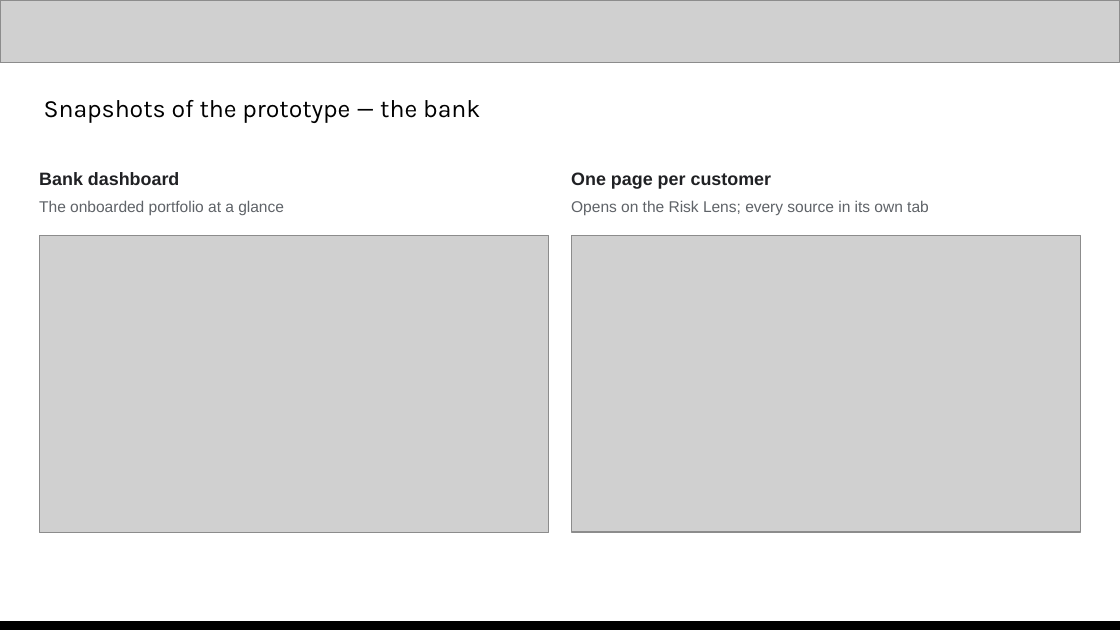
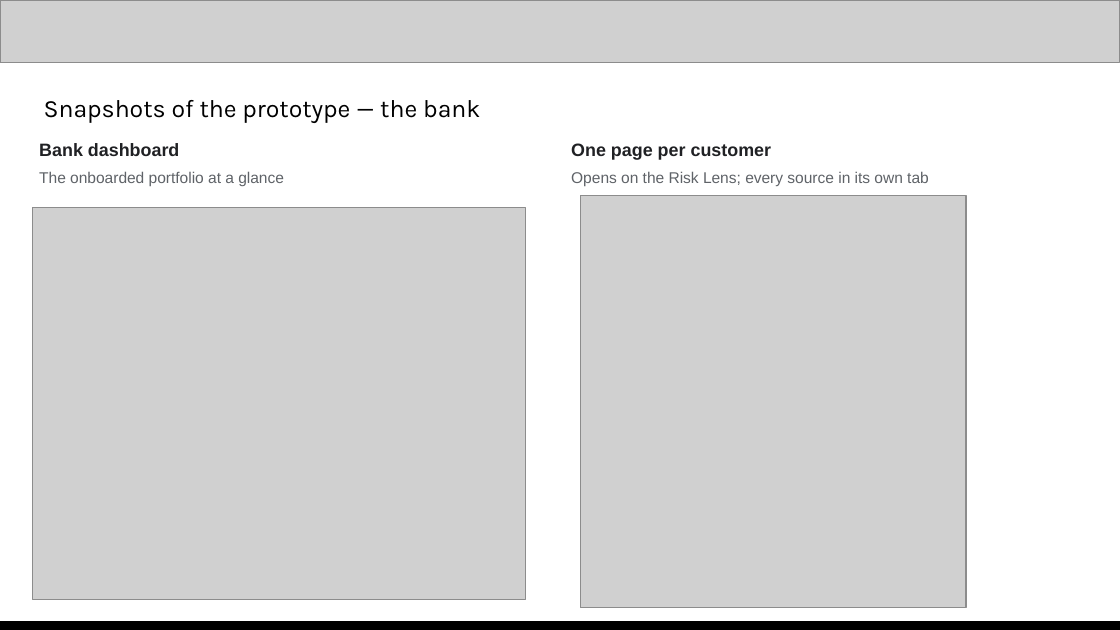
Before and after one commit to abhinavmukwane/FinRiskLensAI-RAG-V2, a slide deck: slide 17 of Doc/FinRiskLens_AI_Builder_Cup_2026.pptx (slide 14 before the commit). Drawn at 1120x630 pixels with LibreOffice and Linux fonts; fonts in the diff are those of the drawing; grey boxes stand for pictures. Boxes give left, top, right and bottom in pixels: in the first picture for what was removed or moved away, otherwise in the second. Text is boxed around its words. In the diff, an @@ line names an element or a change of style, - is before the commit and + after.

```diff
--- a/Doc/FinRiskLens_AI_Builder_Cup_2026.pptx
+++ b/Doc/FinRiskLens_AI_Builder_Cup_2026.pptx
@@ 4 texts: place and size @@
-4 texts at box(39, 172, 929, 215)
+4 texts at box(39, 143, 929, 186)
@@ picture: place and size @@
-picture at box(39, 235, 549, 533)
+picture at box(32, 207, 525, 599)
@@ picture: place and size @@
-picture at box(571, 235, 1081, 532)
+picture at box(580, 196, 967, 608)
```
Also in this commit, not shown: 15 other slides changed, 3 slides added, 2 other files.
